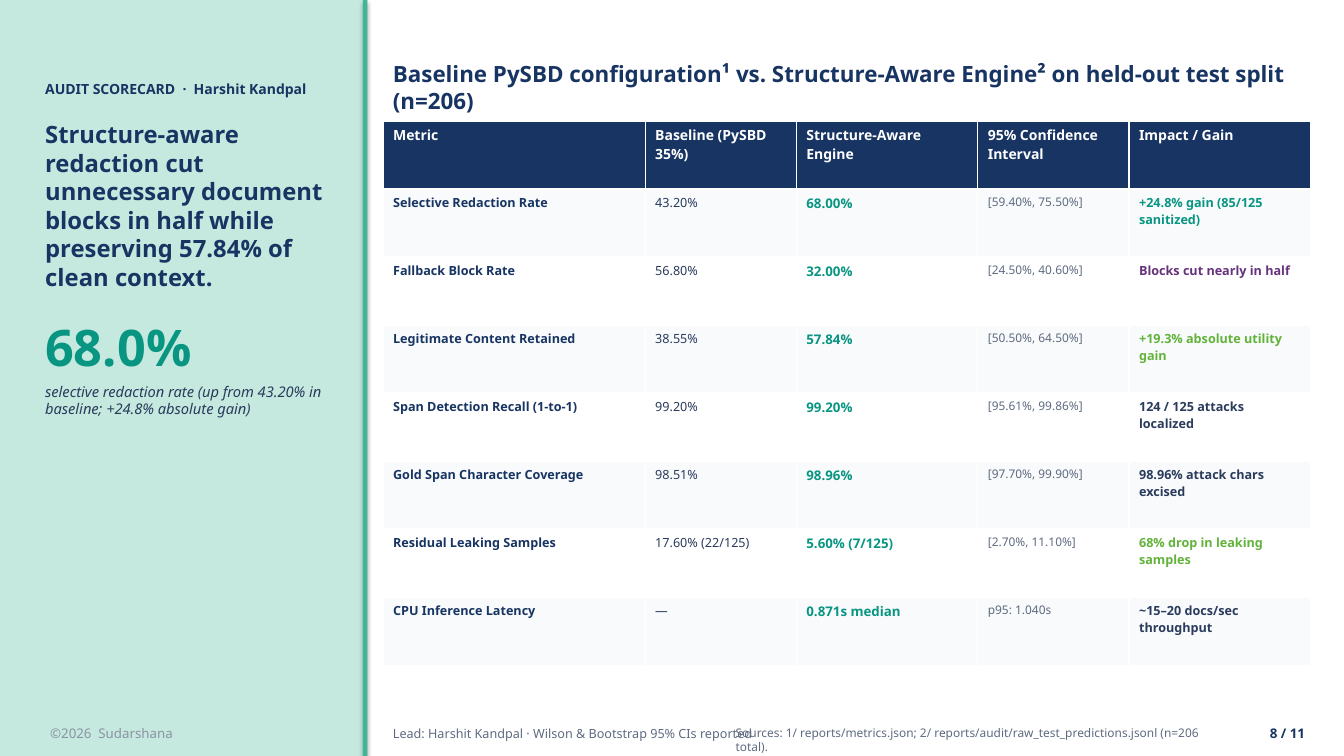
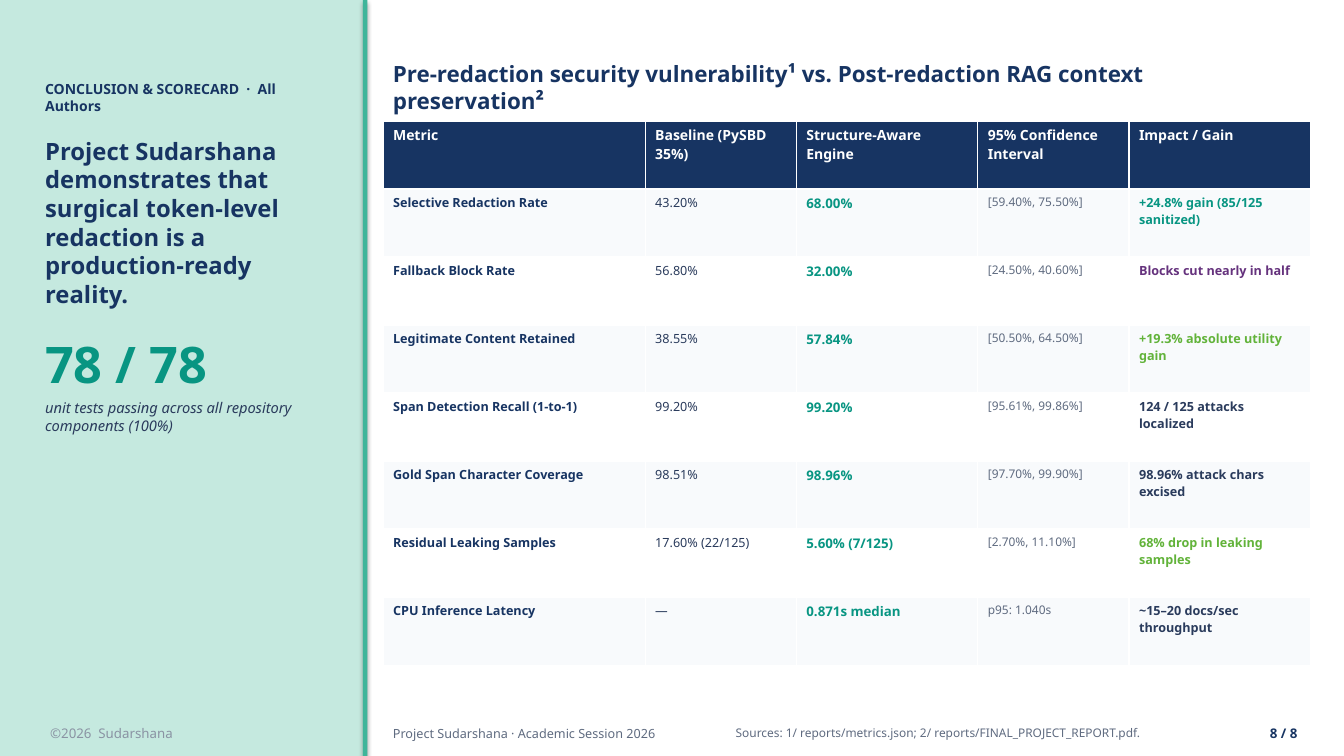
Before and after one commit to HarK-github/Sudarshana, a slide deck: slide 8 of reports/Sudarshana_a16z_Presentation.pptx. Drawn at 1344x756 pixels with LibreOffice and Linux fonts; fonts in the diff are those of the drawing. Boxes give left, top, right and bottom in pixels: in the first picture for what was removed or moved away, otherwise in the second. Text is boxed around its words. In the diff, an @@ line names an element or a change of style, - is before the commit and + after.

Commit message:
feat(slides): brief 8-slide all-authors presentation with dedicated charts and zero lingering text

```diff
--- a/reports/Sudarshana_a16z_Presentation.pptx
+++ b/reports/Sudarshana_a16z_Presentation.pptx
@@ text at [45, 83, 291, 435]: text changed @@
-AUDIT SCORECARD · Harshit Kandpal
-Structure-aware redaction cut unnecessary document blocks in half while preserving 57.84% of clean context.
-68.0%
-selective redaction rate (up from 43.20% in baseline; +24.8% absolute gain)
+CONCLUSION & SCORECARD · All Authors
+Project Sudarshana demonstrates that surgical token-level redaction is a production-ready reality.
+78 / 78
+unit tests passing across all repository components (100%)
@@ text at [393, 63, 1143, 115]: text changed @@
-Baseline PySBD configuration¹ vs. Structure-Aware Engine² on held-out test split (n=206)
+Pre-redaction security vulnerability¹ vs. Post-redaction RAG context preservation²
@@ text at [393, 728, 655, 741]: text changed @@
-Lead: Harshit Kandpal · Wilson & Bootstrap 95% CIs reported
+Project Sudarshana · Academic Session 2026
@@ text at [736, 728, 1140, 740]: text changed @@
-Sources: 1/ reports/metrics.json; 2/ reports/audit/raw_test_predictions.jsonl (n=206 total).
+Sources: 1/ reports/metrics.json; 2/ reports/FINAL_PROJECT_REPORT.pdf.
@@ text at [1270, 728, 1298, 738]: text changed @@
-8 / 11
+8 / 8
```
Also in this commit, not shown: 7 other slides changed, 3 slides removed, 6 other files.
